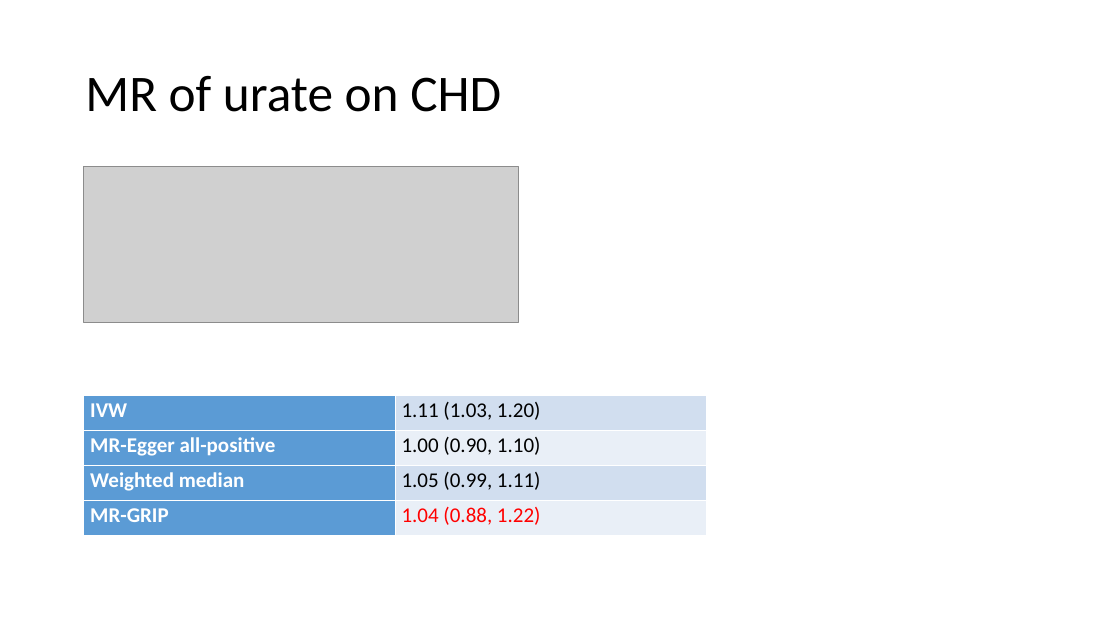
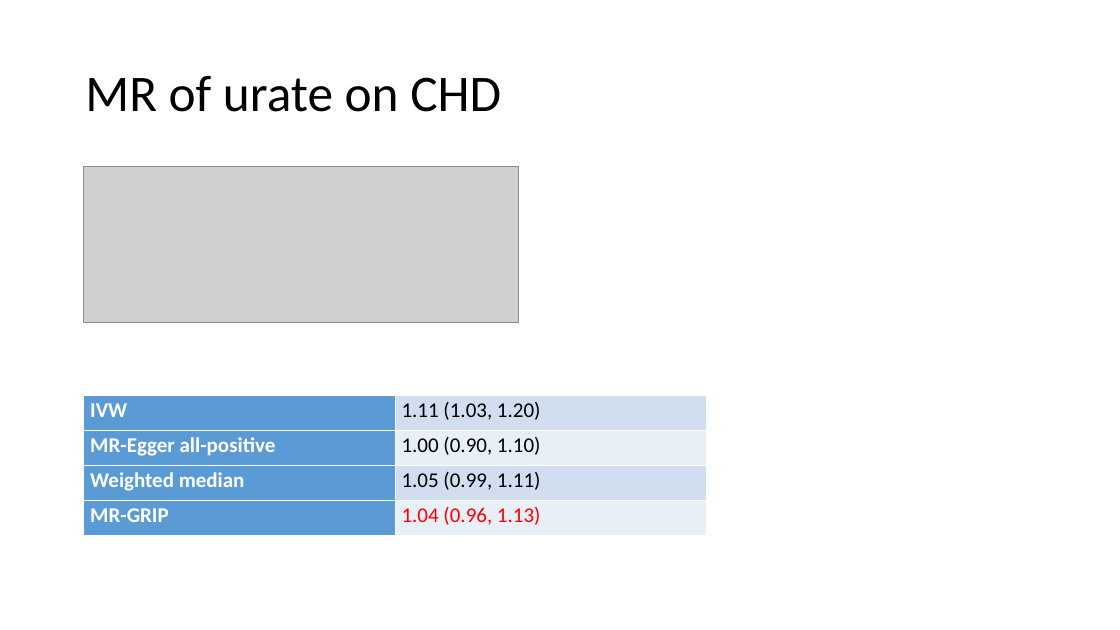
Before and after one commit to DudbridgeLab/mr-grip, a slide deck: slide 15 of GRIP.pptx (slide 11 before the commit). Drawn at 1120x630 pixels with LibreOffice and Linux fonts; fonts in the diff are those of the drawing; grey boxes stand for pictures. Boxes give left, top, right and bottom in pixels: in the first picture for what was removed or moved away, otherwise in the second. Text is boxed around its words. In the diff, an @@ line names an element or a change of style, - is before the commit and + after.

```diff
--- a/GRIP.pptx
+++ b/GRIP.pptx
@@ table at (84,396,707,535) @@
-row 4, column 2: 1.04 (0.88, 1.22)
+row 4, column 2: 1.04 (0.96, 1.13)
```
Also in this commit, not shown: 6 other slides changed, 8 slides added, 5 slides removed, 1 other file.
